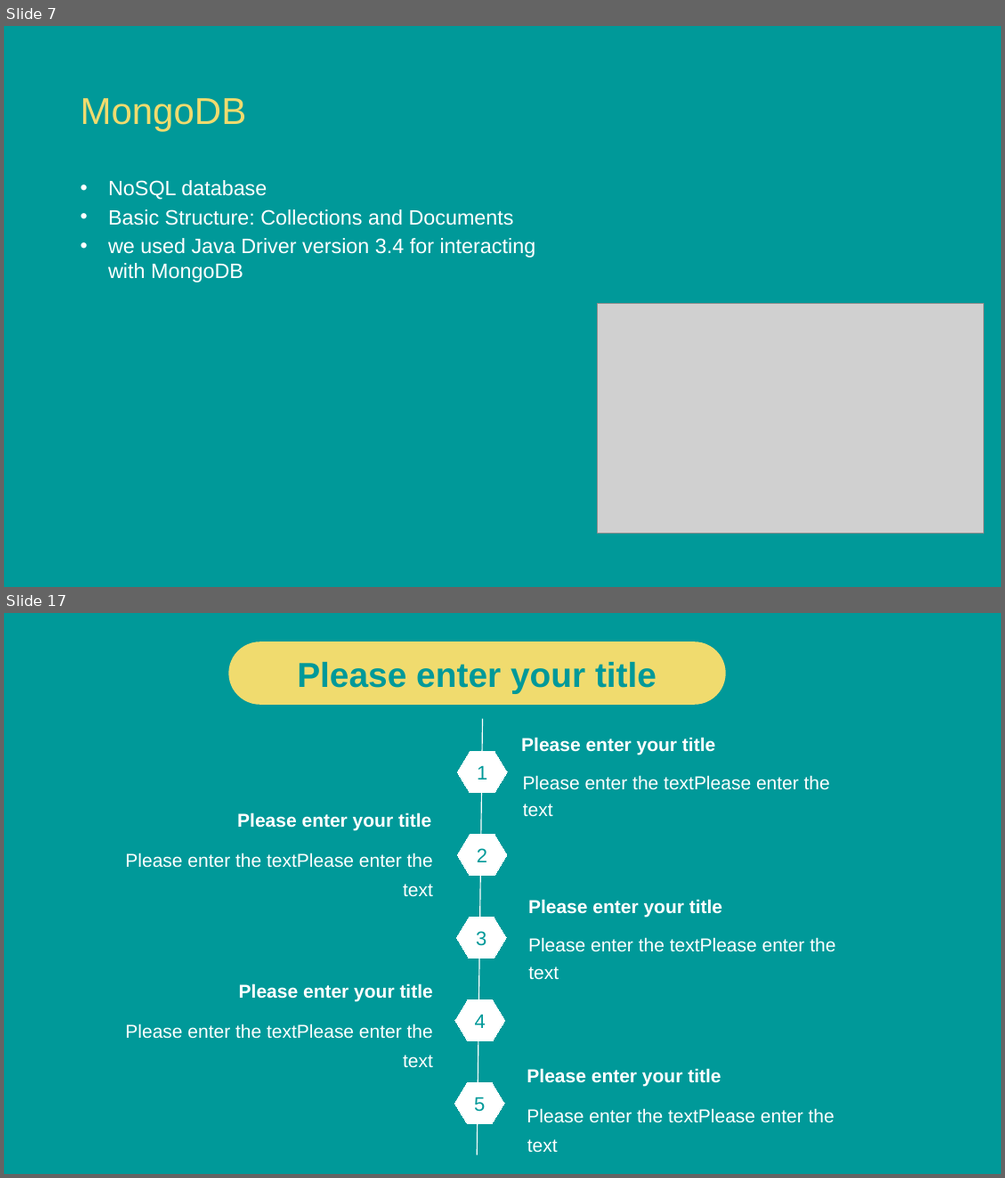
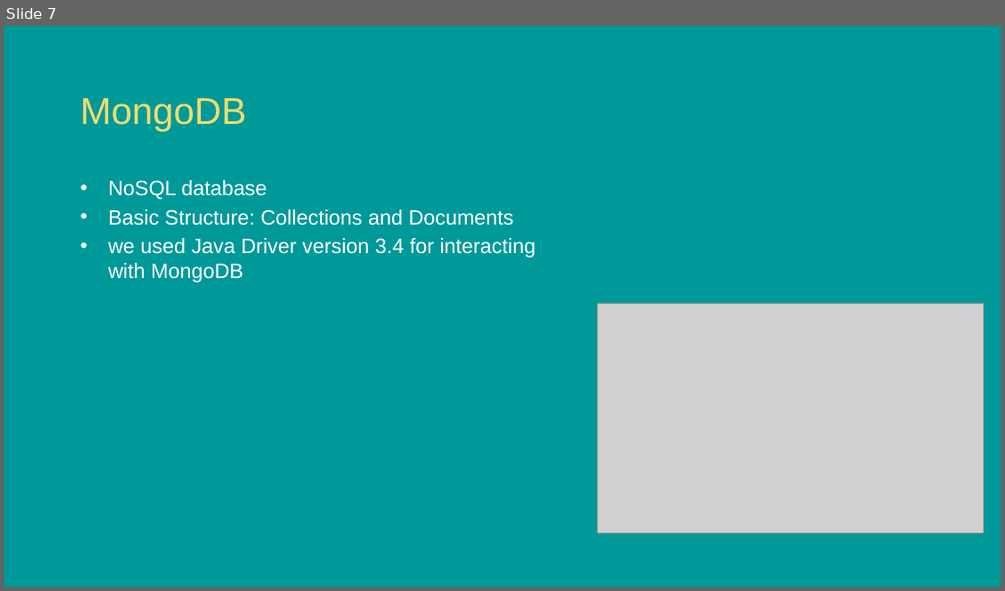
Before and after one commit to caspargross/ActivityAnalyser, a slide deck: TrackFit _Presentation.pptx. Shown one above the other, each under a label of ours: slides 7 and 17 before the commit, slide 7 after it; the slides between them are not shown. The pictures are 1005x1178 and 1005x591 pixels, drawn with LibreOffice and Linux fonts; fonts in the diff are those of the drawing; grey boxes stand for pictures; background and template pictures are left out. Boxes give left, top, right and bottom in pixels: in the first picture for what was removed or moved away, otherwise in the second. Text is boxed around its words. In the diff, an @@ line names an element or a change of style, - is before the commit and + after.

```diff
--- a/TrackFit _Presentation.pptx
+++ b/TrackFit _Presentation.pptx
@@ slide 17 removed at bbox=[4, 613, 1001, 1174], background picture (left out) @@
@@ rounded rectangle removed at bbox=[228, 641, 726, 705] @@
-Please enter your title
@@ line removed from (483, 718) to (477, 1155) @@
@@ text removed at bbox=[521, 737, 715, 755] @@
-Please enter your title
@@ hexagon removed at bbox=[457, 751, 507, 793] @@
-1
@@ text removed at bbox=[523, 775, 830, 817] @@
-Please enter the textPlease enter the text
@@ text removed at bbox=[237, 812, 431, 831] @@
-Please enter your title
@@ text removed at bbox=[125, 852, 433, 897] @@
-Please enter the textPlease enter the text
@@ hexagon removed at bbox=[457, 835, 507, 876] @@
-2
@@ text removed at bbox=[528, 899, 722, 917] @@
-Please enter your title
@@ hexagon removed at bbox=[456, 917, 506, 958] @@
-3
@@ text removed at bbox=[528, 937, 835, 980] @@
-Please enter the textPlease enter the text
@@ text removed at bbox=[239, 983, 433, 1002] @@
-Please enter your title
@@ hexagon removed at bbox=[455, 999, 504, 1041] @@
-4
@@ text removed at bbox=[125, 1023, 433, 1068] @@
-Please enter the textPlease enter the text
@@ hexagon removed at bbox=[455, 1083, 504, 1124] @@
-5
@@ text removed at bbox=[526, 1068, 720, 1086] @@
-Please enter your title
@@ text removed at bbox=[526, 1108, 834, 1152] @@
-Please enter the textPlease enter the text
```
Also in this commit, not shown: 1 slide changed, 4 slides added, 27 other slides removed, 3 other files.
